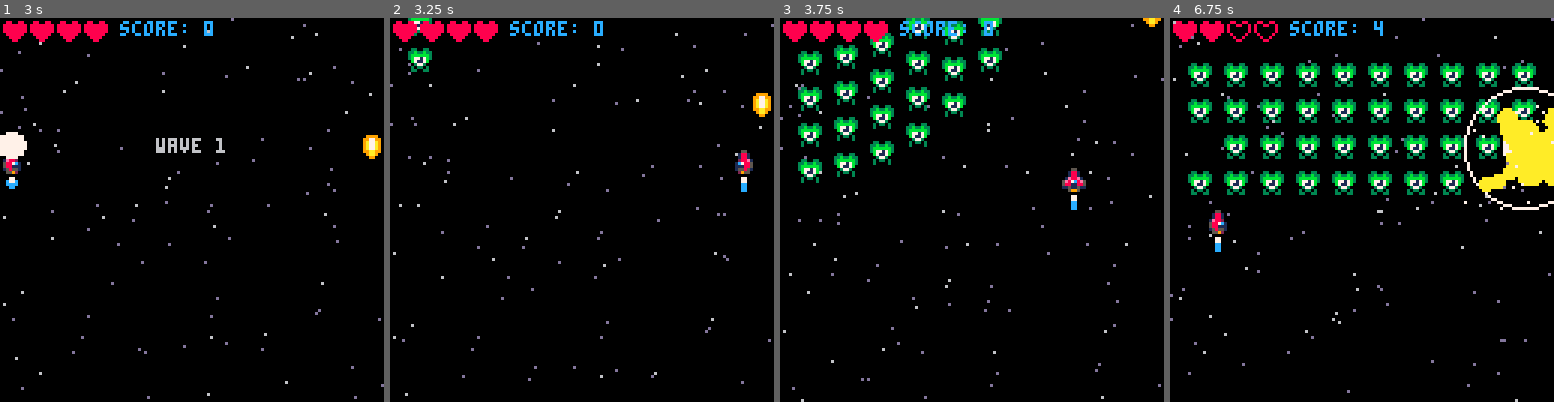
Above: before the commit, frames 1-4 (left to right).
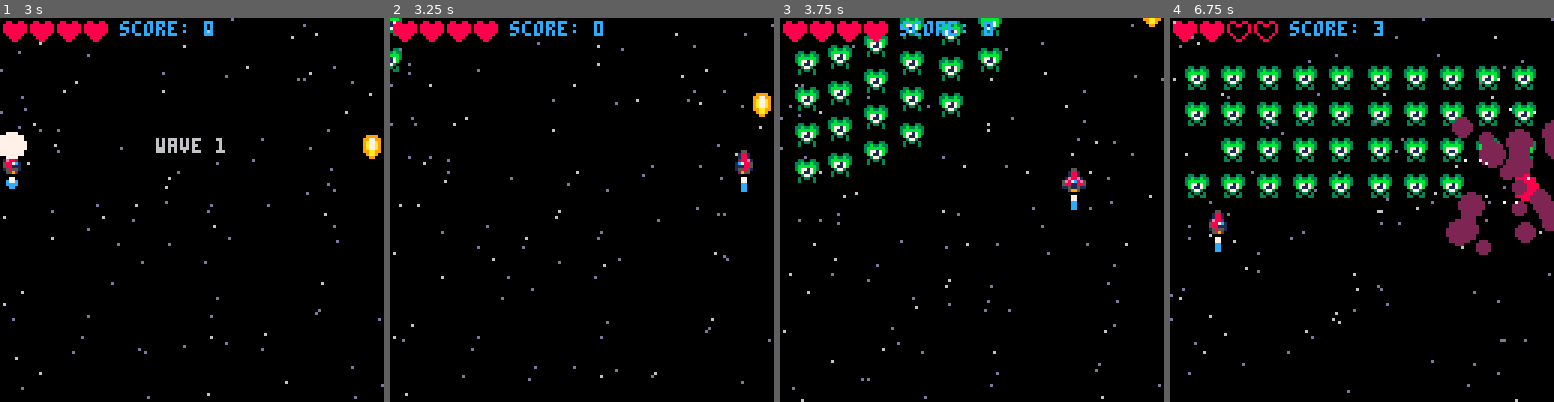
Above: after the commit, the same moments.

Repository: CRBroughton/pico-8-hero
Game: PICO-8 cartridge src/pico-8-hero.p8
The game is run twice, just before and just after one commit, with the same random seed, the same clock (stepped at 60 frames per second) and the same inputs.
Inputs:
- Up to frame 1 (3 s): tap X (X key) at 0.33, 1.07, 1.85, 2.97 s; tap O (Z key) at 0.7, 1.7, 2.1, 2.5, 2.9 s; hold Right 1.6-2.1 s; hold Up 2.15-2.42 s; hold Right from 2.47 s (still down)
- Up to frame 2 (3.25 s): release Right at 3.03 s; hold Left from 3.08 s (still down)
- Up to frame 3 (3.75 s): tap O (Z key) at 3.3, 3.7 s; release Left at 3.58 s; hold Down from 3.63 s (still down)
- Up to frame 4 (6.75 s): release Down at 3.97 s; hold Right 4.02-4.68 s; tap X (X key) at 4.08, 5.2, 6.32 s; tap O (Z key) every 0.4 s from 4.1 to 6.5 s; hold Up 4.73-5.03 s; hold Left 5.08-5.68 s; hold Down 5.73-6.03 s; hold Right 6.08-6.58 s; hold Right from 6.63 s (still down)

Frame 1 is identical in both runs. In frame 2, 0.6% of the frame differs, in the area x 0-11%, y 0-15%; in frame 3, 5.4%; in frame 4, 15%, in the area x 3-100%, y 0-62%.

Commit message:
feat(enemies): :construction: add tween animation when spawning

Diff:
--- a/src/behaviour.lua
+++ b/src/behaviour.lua
@@ -5,11 +5,15 @@
     end
     if enemy.mission == "flyin" then
         -- fly into the scene
+        enemy.x += (enemy.posx - enemy.x) / 7
         enemy.y += (enemy.posy - enemy.y) / 7
-        if enemy.y  >= enemy.posy then
+
+        if abs(enemy.y - enemy.posy) < 0.7 then
+            enemy.y = enemy.posy
             enemy.mission = "protect"
         end
     elseif enemy.mission == "protect" then
+        -- enemy.y += 10
         -- stay up
     elseif enemy.mission == "attack" then
         -- attack the player
--- a/src/enemies.lua
+++ b/src/enemies.lua
@@ -1,4 +1,5 @@
 function spawnwave()
+    sfx(28)
     if wave == 1 then
         placeenemies({
             { 1, 1, 1, 1, 1, 1, 1, 1, 1, 1 },
@@ -61,7 +62,7 @@
 
 function spawnenemy(enemytype, enemyx, enemyy, enemywait)
     local enemy = makesprite()
-    enemy.x = enemyx
+    enemy.x = enemyx * 1.25 - 16
     enemy.y = enemyy - 66
 
     enemy.posx = enemyx
Not shown, changed: the sound effects (__sfx__) section of src/pico-8-hero.p8
